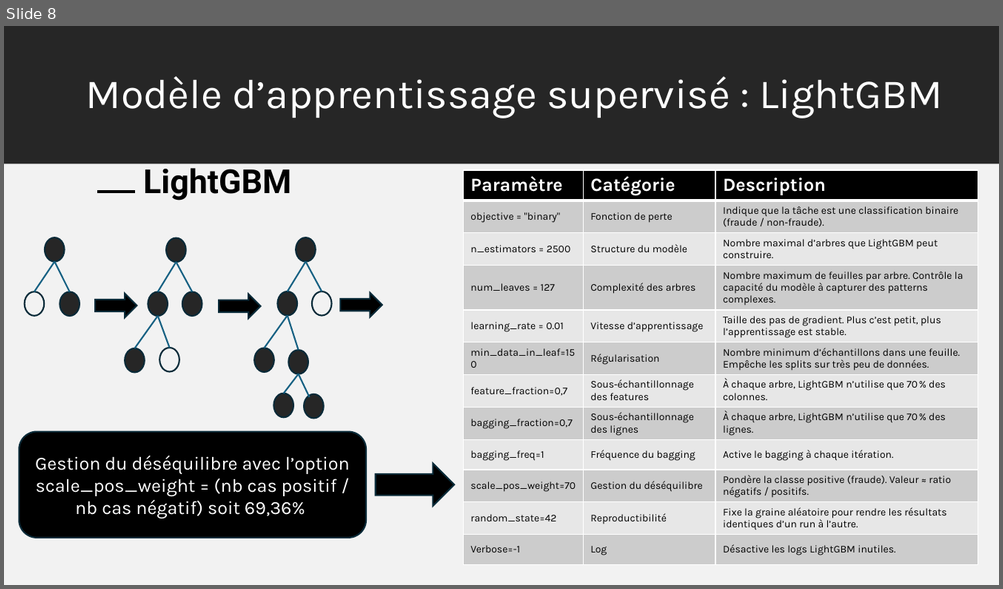
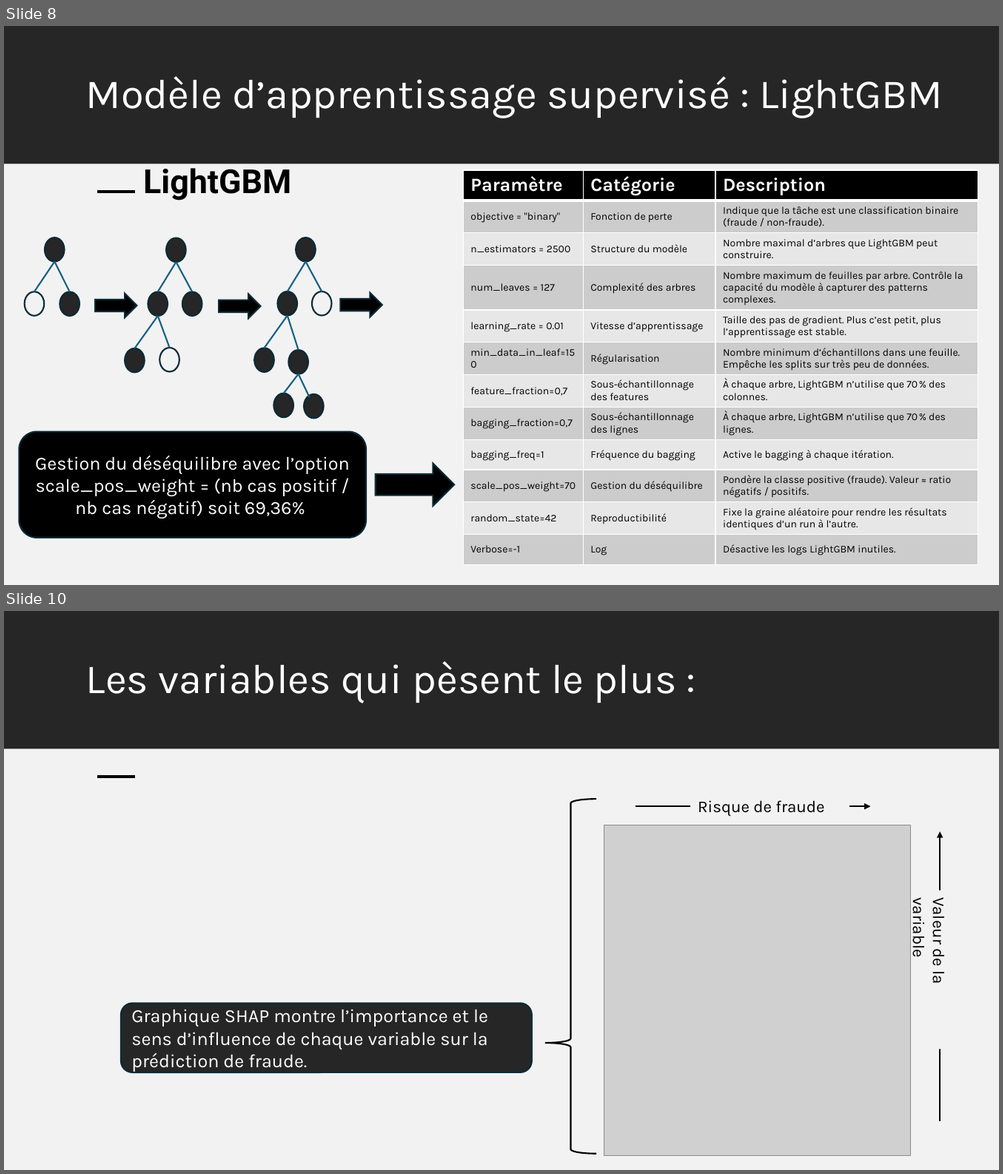
Before and after one commit to Rom1du62/rom1du62.github.io, a slide deck: Challenge_data/fraude.pptx. Shown one above the other, each under a label of ours: slide 8 before the commit, slides 8 and 10 after it; the slides between them are not shown. The pictures are 1003x589 and 1003x1174 pixels, drawn with LibreOffice and Linux fonts; fonts in the diff are those of the drawing; grey boxes stand for pictures. Boxes give left, top, right and bottom in pixels: in the first picture for what was removed or moved away, otherwise in the second. Text is boxed around its words. In the diff, an @@ line names an element or a change of style, - is before the commit and + after.

```diff
--- a/Challenge_data/fraude.pptx
+++ b/Challenge_data/fraude.pptx
@@ slide 10 added at <box>4,611,999,1170</box>, background #FFFFFF; not listed: 2 template elements that a slide beside it also shows @@
@@ title added at <box>4,611,999,749</box>, fill #262626, 40 pt, text #FFFFFF @@
+Les variables qui pèsent le plus :
@@ right brace added at <box>545,799,597,1154</box>, outline #000000 1.5 pt @@
@@ arrow added from (635, 806) to (871, 806), #000000 1.5 pt @@
@@ text added at <box>697,800,824,817</box>, 16 pt, text #000000 @@
+Risque de fraude
@@ picture added at <box>604,825,910,1156</box> @@
@@ arrow added from (939, 1122) to (939, 832), #000000 1.5 pt @@
@@ rectangle added at <box>925,891,953,1050</box>, fill #F2F2F2, 16 pt, text #000000 @@
+Valeur de la variable
@@ rounded rectangle added at <box>121,1003,532,1073</box>, fill #262626, outline #092A39 1.5 pt, 18 pt, text #FFFFFF @@
+Graphique SHAP montre l’importance et le sens d’influence de chaque variable sur la prédiction de fraude.
```
Also in this commit, not shown: 3 slides changed, 3 other files.
